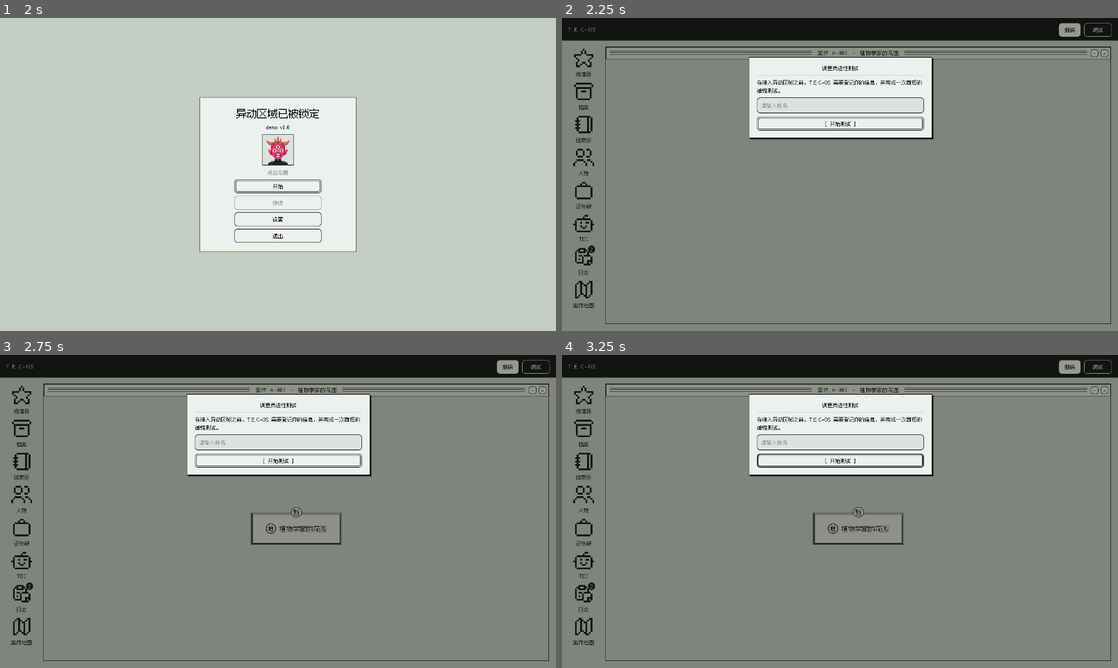
Above: before the commit, frames 1-4 (two rows, left to right).
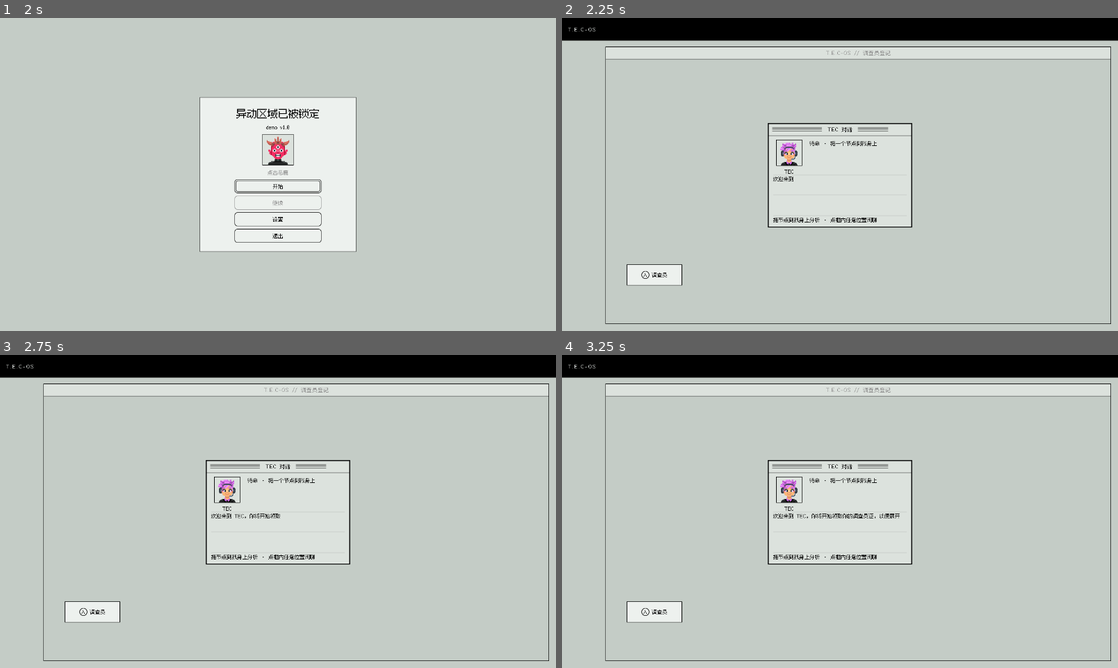
Above: after the commit, the same moments.

Repository: ChrisUtada/tecnode
Game: Godot game, scene res://scenes/Desktop.tscn
Same seed, same stepped clock (60 frames per second), same inputs: the game is played once before the commit and once after it.
Inputs (mouse positions are in pixels of both pictures, inside the frame that each line leads up to):
- Up to frame 1 (2 s): click "撤销" at 0.5 s; click "调试" at 1.25 s
- Up to frame 2 (2.25 s): click "开始" at 2 s
- Up to frame 3 (2.75 s): no input
- Up to frame 4 (3.25 s): click (840, 461) at 2.75 s, where only the run before the commit has a clickable "[ 开始测试 ]"

Frame 1 is identical in both runs. In frame 2, 90% of the frame differs, in the area x 0-100%, y 1-100%; in frame 3, 90%; in frame 4, 90%.

Commit message:
第 1 幕：空白教学桌面与常驻 TEC
开始后进入空白教学桌面：隐藏图标栏、撤销/调试、面包屑、证章与案件窗控件；TEC 固定居中不可拖动，开场白后生成「调查员」人物节点。新增 SysWindow.set_drag_enabled，test_ui 增加第 1 幕接线检查。无头 1373 项 + p28 4/4 通过。

Diff:
--- a/ydgodot/scenes/Desktop.gd
+++ b/ydgodot/scenes/Desktop.gd
@@ -153,6 +153,8 @@
 var _inv_path := Investigator.PATH
 var _intro: IntroWin = null
 var _start_screen: Control = null
+var _tutorial_active := false
+var _tutorial_actor_key := ""
 var _inv_chip: Button = null
 var _cert_win: SysWindow = null
 var _catalog: CaseCatalog = null
@@ -1511,8 +1513,13 @@
 	var desk_h := _desk.size.y if _desk != null and is_instance_valid(_desk) else _vh() - HEADER_H
 	var vw := _vw()
 	if _tec != null and is_instance_valid(_tec):
-		_tec.position = Vector2(minf(906.0, vw - 14.0 - _tec.size.x),
-			minf(264.0, desk_h - 14.0 - _tec.size.y))
+		if _tutorial_active:
+			_tec.position = Vector2(
+				maxf(14.0, (vw - _tec.size.x) * 0.5),
+				maxf(14.0, (desk_h - _tec.size.y) * 0.5 - 24.0))
+		else:
+			_tec.position = Vector2(minf(906.0, vw - 14.0 - _tec.size.x),
+				minf(264.0, desk_h - 14.0 - _tec.size.y))
 	if _tec_chip != null and is_instance_valid(_tec_chip):
 		_tec_chip.position = Vector2(minf(1068.0, vw - 16.0 - _tec_chip.size.x),
 			minf(608.0, desk_h - 4.0 - _tec_chip.size.y))
@@ -2124,9 +2131,77 @@
 	_close_start_screen()
 	if overwrite:
 		_clear_case_save()
-	_start_slice()
-	if _intro_allowed() and _investigator.is_empty():
-		_open_intro()
+	_begin_tutorial()
+
+
+## 第 1 幕：空白桌面 + 常驻 TEC + 「调查员」节点。
+## 不启动案件、不出图标栏、不放诊断入口；玩家此刻只需要认识 TEC 和「把节点拖过去」。
+func _begin_tutorial() -> void:
+	_tutorial_active = true
+	_new_runtime()
+	_case_open = true
+	_case_win.visible = true
+	_place_z(_case_win, ZR_CASE)
+	_case_win.set_title("T.E.C-OS // 调查员登记")
+	_hide_tutorial_chrome()
+
+	_tec.visible = true
+	_place_z(_tec, ZR_TEC)
+	_tec.set_drag_enabled(false)
+	var close := _tec.get_node_or_null("bar/close") as Control
+	var mini := _tec.get_node_or_null("bar/min") as Control
+	if close != null:
+		close.visible = false
+	if mini != null:
+		mini.visible = false
+	_tec.reset_tec()
+	_tec.append_line("欢迎来到 TEC，你将开始领取你的调查员证，以便展开工作。")
+
+	_view_k = 1.0
+	_view_pos = Vector2.ZERO
+	_view_user = true
+	_apply_view()
+	_place_floating_windows()
+	_spawn_tutorial_actor()
+	## TEC 的内容高度会在一帧后落定；再等一帧重新居中，避免它缩高后偏下。
+	await get_tree().process_frame
+	await get_tree().process_frame
+	if _tutorial_active:
+		_place_floating_windows()
+
+
+func _hide_tutorial_chrome() -> void:
+	var icons := _icon_layer()
+	if icons != null:
+		icons.visible = false
+	for n in ["btn_撤销", "btn_调试"]:
+		var b := _head.get_node_or_null(n) as Control
+		if b != null:
+			b.visible = false
+	if _brand_sub != null:
+		_brand_sub.visible = false
+	if _crumb != null:
+		_crumb.visible = false
+	if _inv_chip != null:
+		_inv_chip.visible = false
+	for n in ["bar/close", "bar/min"]:
+		var c := _case_win.get_node_or_null(n) as Control
+		if c != null:
+			c.visible = false
+
+
+func _spawn_tutorial_actor() -> void:
+	var key := "char:CHARS_INVESTIGATOR"
+	var n := graph.add_node("char", "CHARS_INVESTIGATOR")
+	n["label"] = "调查员"
+	n["x"] = 40.0
+	n["y"] = maxf(40.0, _stage.size.y - 144.0)
+	_tutorial_actor_key = key
+	var card := _spawn_card(key)
+	if card != null:
+		card.visible = true
+		card.position = Vector2(float(n["x"]), float(n["y"]))
+		_sync_card_shell(card)
 
 
 func _on_start_continue() -> void:
@@ -2139,7 +2214,6 @@
 	if _intro_allowed() and _investigator.is_empty():
 		_open_intro()
 	_show_toast("存档不可用，已开始新调查", true)
-
 
 func _clear_case_save() -> void:
 	if _save != null:
--- a/ydgodot/scenes/windows/SysWindow.gd
+++ b/ydgodot/scenes/windows/SysWindow.gd
@@ -41,6 +41,7 @@
 var _active := true
 var _rules: Array[Control] = []
 var _title_stripes: Control = null
+var _drag_enabled := true
 
 
 func setup(p_title: String, w: float, h: float, radius: int = TecTheme.R_WIN) -> void:
@@ -451,7 +452,14 @@
 		queue_free()
 
 
+## 教学期 TEC 窗体常驻中央：关掉标题栏拖动，避免玩家把「角色」拖走。
+func set_drag_enabled(on: bool) -> void:
+	_drag_enabled = on
+
+
 func _on_bar_input(event: InputEvent) -> void:
+	if not _drag_enabled:
+		return
 	if event is InputEventMouseButton and event.button_index == MOUSE_BUTTON_LEFT:
 		if event.pressed:
 			_dragging = true
--- a/ydgodot/tests/headless/test_ui.gd
+++ b/ydgodot/tests/headless/test_ui.gd
@@ -1550,15 +1550,24 @@
 	ss.queue_free()
 	await process_frame
 
-	# 第 0 幕与 Desktop 接线：开始后撤掉开始界面并进入首局。
+	# 第 0 幕与 Desktop 接线：开始后撤掉开始界面并进入第 1 幕（空白桌面 + TEC + 调查员）。
 	scene._open_start_screen()
 	await process_frame
 	check("G0 Desktop 能挂开始界面", scene._start_screen != null)
 	if scene._start_screen != null:
 		scene._start_screen.start_requested.emit(false)
 		await process_frame
-	check("G0 开始后进入桌面", scene._start_screen == null
-		and scene.graph != null and scene.graph.nodes.has("loc:SCENES_garden"))
+	check("G1 开始后进入空白桌面", scene._start_screen == null and scene._tutorial_active)
+	check("G1 图表隐藏、TEC 常驻、调查员节点已出现",
+		not scene._icon_layer().visible and scene._tec.visible
+			and scene._cards.has("char:CHARS_INVESTIGATOR"))
+	check("G1 TEC 开场白",
+		not scene._tec.dbg_lines().is_empty()
+			and String(scene._tec.dbg_lines()[0]).contains("欢迎来到 TEC"))
+	check("G1 顶栏只剩品牌（撤销/调试隐藏）",
+		not (scene.get_node("header/btn_撤销") as Control).visible
+			and not (scene.get_node("header/btn_调试") as Control).visible
+			and (scene.get_node("header/brand") as Control).visible)
 
 	print("=== %d 项，失败 %d ===" % [total, fails])
 	quit(0 if fails == 0 else 1)
Not shown, changed: ydgodot/docs/OPENING_FLOW_DESIGN.md
